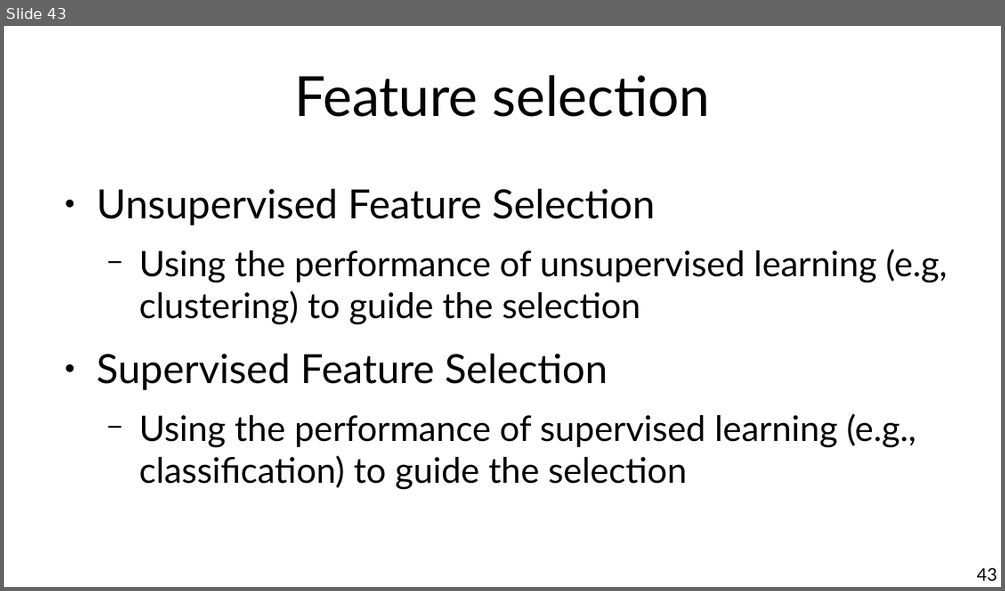
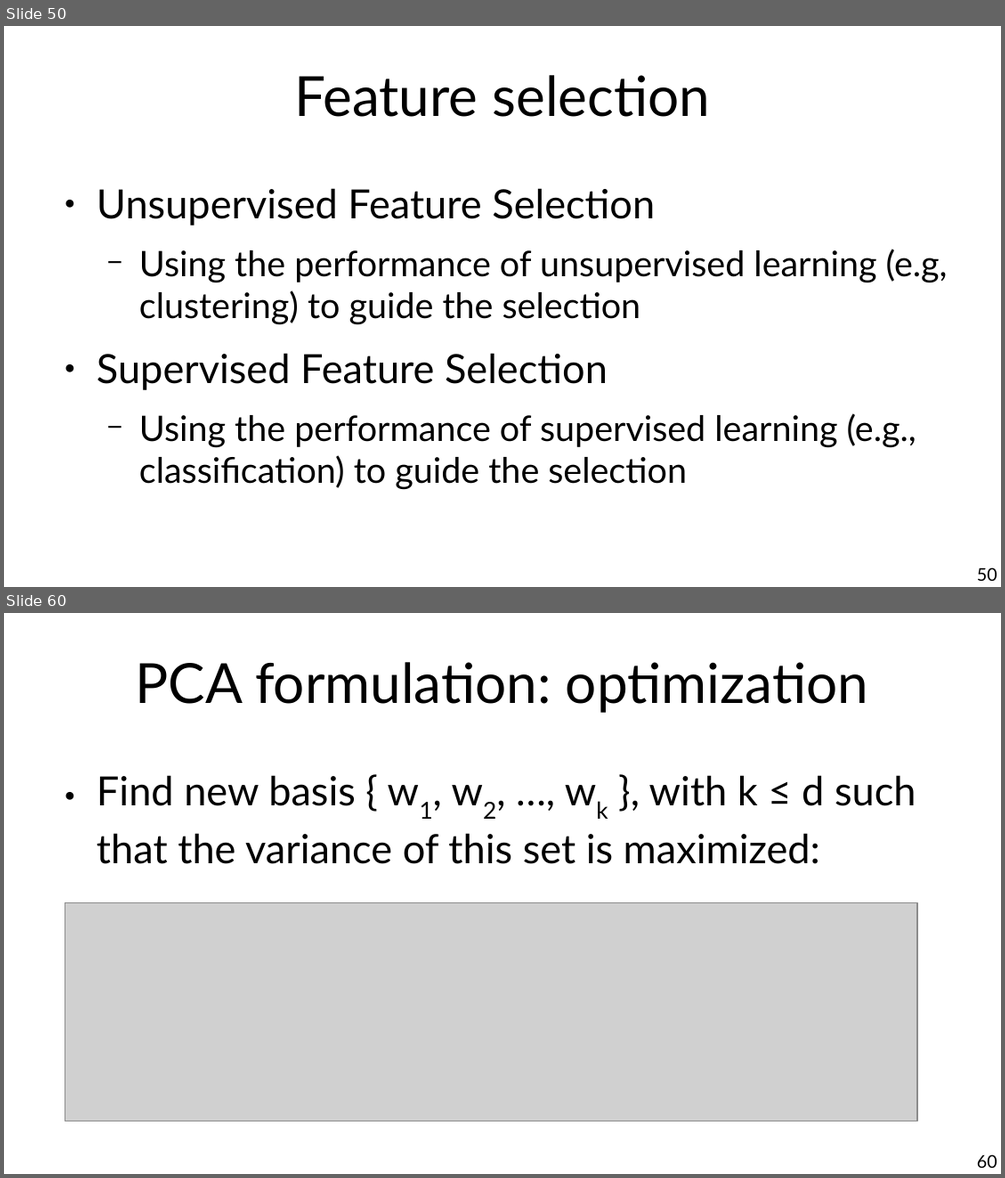
Before and after one commit to chatox/data-mining-course, a slide deck: theory/tt02_data_preparation.odp. Shown one above the other, each under a label of ours: slide 43 before the commit, slides 50 and 60 after it; the slides between them are not shown. The pictures are 1005x591 and 1005x1178 pixels, drawn with LibreOffice and Linux fonts; fonts in the diff are those of the drawing; grey boxes stand for pictures. Boxes give left, top, right and bottom in pixels: in the first picture for what was removed or moved away, otherwise in the second. Text is boxed around its words. In the diff, an @@ line names an element or a change of style, - is before the commit and + after.

```diff
--- a/theory/tt02_data_preparation.odp
+++ b/theory/tt02_data_preparation.odp
@@ slide 60 added at [4, 613, 1001, 1174], background #FFFFFF @@
@@ title added at [136, 662, 868, 713], 44 pt, text #000000 @@
+PCA formulation: optimization
@@ text added at [97, 775, 915, 864], 32 pt, text #000000 @@
+● Find new basis { w1, w2, …, wk }, with k ≤ d such that the variance of this set is maximized:
@@ picture added at [65, 902, 917, 1121] @@
@@ page number added at [977, 1154, 997, 1167], 14 pt, text #000000 @@
+60
@@ what was slide 43 is now slide 50 @@
@@ page number at [977, 567, 997, 580]: text changed @@
-43
+50
```
Also in this commit, not shown: 2 slides changed, 18 other slides added.
